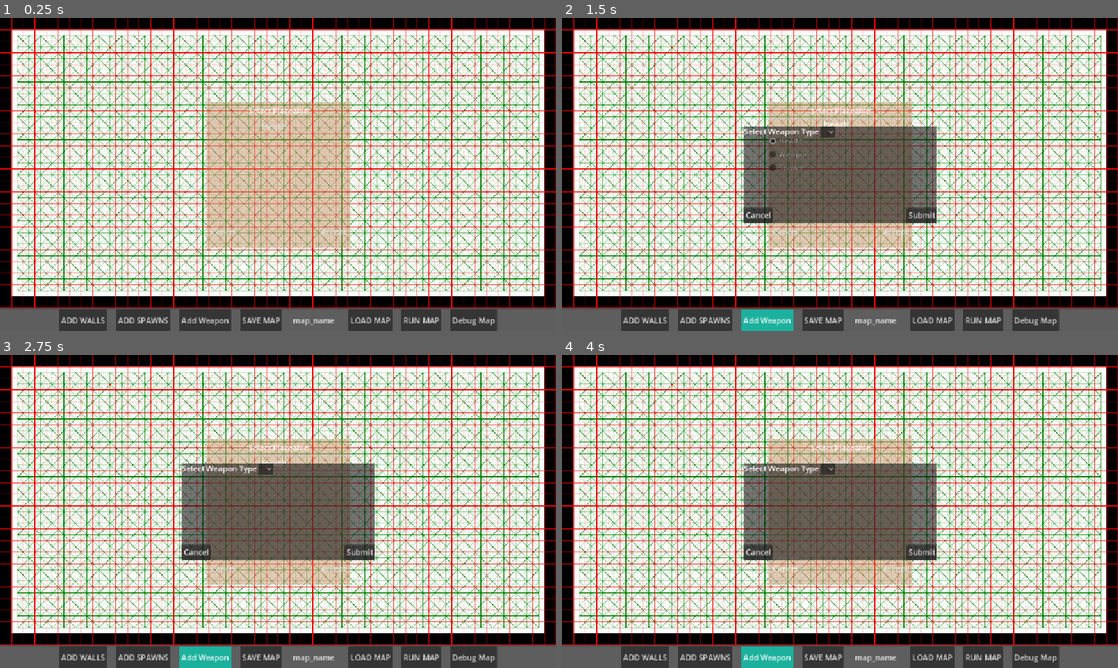
Above: before the commit, frames 1-4 (two rows, left to right).
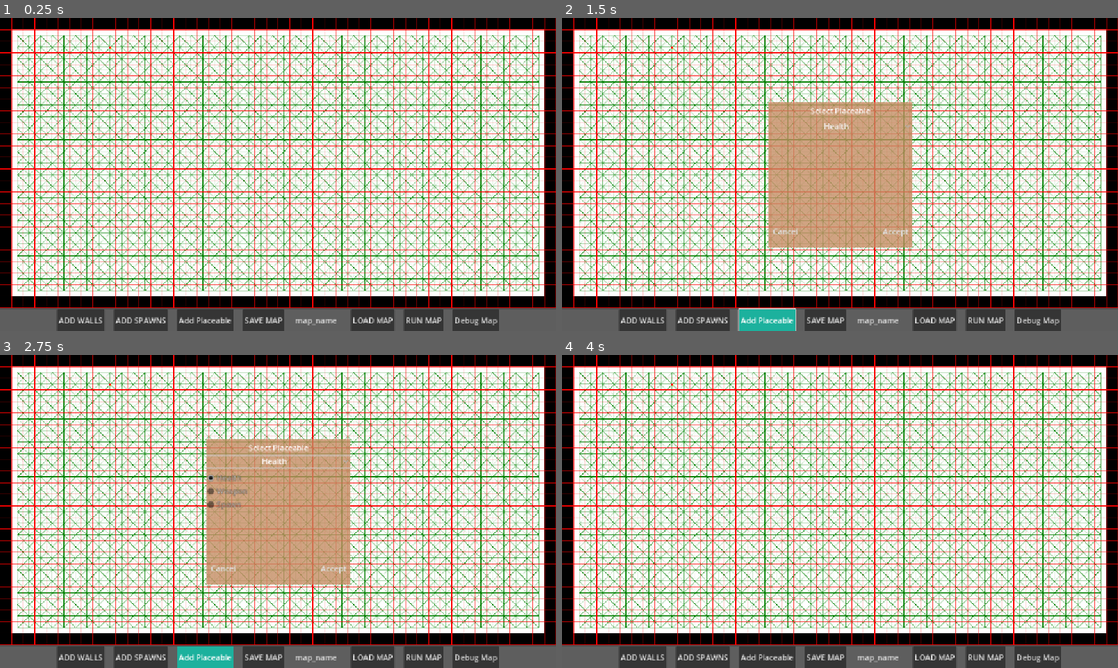
Above: after the commit, the same moments.

Repository: 702BH/GameAIProjects
Game: Godot game, scene res://ProgrammingGameAIByExample/Raven/raven_main_scene.tscn
The game is run twice, just before and just after one commit, with the same random seed, the same clock (stepped at 60 frames per second) and the same inputs. The project has no main scene, so this scene is started directly.
Inputs (mouse positions are in pixels of both pictures, inside the frame that each line leads up to):
- Up to frame 1 (0.25 s): no input
- Up to frame 2 (1.5 s): click "Add Weapon" (after the commit: "Add Placeable") at 0.5 s; click (840, 127) at 1.25 s, where only the run before the commit has a clickable "Health"
- Up to frame 3 (2.75 s): click (266, 467) at 2.02 s
- Up to frame 4 (4 s): click "Health" at 2.75 s; click "Cancel" at 3.5 s

The runs differ from the first frame. In frame 1, 13% of the frame differs, in the area x 10-90%, y 26-100%; in frame 2, 15%; in frame 3, 15%; in frame 4, 16%.

Commit message:
implemented basic functionality for placeable popup triggering and cancelling

Diff:
--- a/aiforgamesprojects/ProgrammingGameAIByExample/Raven/Raven_Service_Bus.gd
+++ b/aiforgamesprojects/ProgrammingGameAIByExample/Raven/Raven_Service_Bus.gd
@@ -3,7 +3,7 @@
 
 var selected_node: RavenNode = null
 
-signal mode_changed(mode: MapDrawing.tool_state)
+
 signal weapon_popup()
 signal submitted_weapon(weapon: RavenNodeItemWeapon.WeaponSubtype)
 
@@ -19,6 +19,13 @@
 signal game_start_requested()
 signal dummy_agent_requested()
 
+## Placeable popup requested from map -> UI
+signal placeable_popup_requested(node: RavenNode)
+
+## UI to map change mode
+signal mode_changed(mode: MapDrawing.tool_state)
+
+
 # agent selections
 signal agent_selected(agent: RavenAgent)
 signal agent_delesected()
--- a/aiforgamesprojects/ProgrammingGameAIByExample/Raven/map_drawing_input.gd
+++ b/aiforgamesprojects/ProgrammingGameAIByExample/Raven/map_drawing_input.gd
@@ -1,7 +1,7 @@
 class_name MapDrawingInput
 extends Node2D
 
-enum tool_state {NONE, WALL, SPAWNS, WEAPONS}
+enum tool_state {NONE, WALL, SPAWNS, WEAPONS, PLACEABLE}
 enum ui_state {MAP_EDITOR, MAP_RUNNING, MAP_SELECTIONS}
 
 @onready var drawer := $SubViewport/MapDrawing
@@ -34,6 +34,8 @@
 func _on_mode_changed(mode: tool_state) -> void:
 	print(mode)
 	current_state = mode
+	print("MAP STATE CHANGED: ")
+	print(current_state)
 
 func _on_submitted(weapon: RavenNodeItemWeapon.WeaponSubtype) -> void:
 	if RavenServiceBus.selected_node:
@@ -99,7 +101,16 @@
 				RavenServiceBus.weapon_popup.emit()
 			drawer.dirty_nodes.append(node)
 			drawer.queue_redraw()
-
+	elif current_state == tool_state.PLACEABLE:
+		# We are in the placeable state
+		if Input.is_action_pressed("place"):
+			var location = World.position_to_grid(get_global_mouse_position())
+			var node: RavenNode = World.grid_world[location.y][location.x]
+			# if node is valid
+			if node.node_type == RavenNode.NodeType.TRAVERSAL:
+				current_state = tool_state.NONE
+				selected_position = location
+				RavenServiceBus.placeable_popup_requested.emit(node)
 
 func update_tool_state(state: tool_state) -> void:
 	current_state = state
--- a/aiforgamesprojects/ProgrammingGameAIByExample/Raven/map_ui_editor.gd
+++ b/aiforgamesprojects/ProgrammingGameAIByExample/Raven/map_ui_editor.gd
@@ -18,23 +18,33 @@
 @onready var debug_buttons_container := $Container/ButtonPanel/DebugMapUI
 
 
+@onready var popup_placebale : PlaceablePopUp = $PlaceablePopup
+
+
+
 var loaded_map := ""
 var map_drawer
 
 var selected_agent : RavenAgent
 
+var processing_node: RavenNode
+
 
 func _ready() -> void:
 	$Container/ButtonPanel/Buttons.visible = true
 	$Container/ButtonPanel/RunMapUI.visible = false
+	popup_placebale.visible = false
 	agent_debugger.visible = false
 	debug_buttons_container.visible = false
 	RavenServiceBus.weapon_popup.connect(_on_weapon_popup.bind())
 	RavenServiceBus.agent_selected.connect(on_agent_selected.bind())
 	RavenServiceBus.agent_delesected.connect(on_agent_deselected.bind())
+	RavenServiceBus.placeable_popup_requested.connect(_on_placeable_popup_request.bind())
 
 
-
+func _on_placeable_popup_request(node: RavenNode) -> void:
+	popup_placebale.visible = true
+	popup_placebale.processing_node = node
 
 
 func _on_weapon_popup() -> void:
@@ -97,9 +107,9 @@
 
 func _on_weapon_toggled(toggled_on: bool) -> void:
 	if toggled_on:
-		RavenServiceBus.mode_changed.emit(MapDrawing.tool_state.WEAPONS)
+		RavenServiceBus.mode_changed.emit(MapDrawingInput.tool_state.PLACEABLE)
 	else:
-		RavenServiceBus.mode_changed.emit(MapDrawing.tool_state.NONE)
+		RavenServiceBus.mode_changed.emit(MapDrawingInput.tool_state.NONE)
 
 
 func _on_weapon_cancel_pressed() -> void:
@@ -138,3 +148,7 @@
 
 func _on_add_dummy_pressed() -> void:
 	RavenServiceBus.dummy_agent_requested.emit()
+
+
+func _on_cancel_popup_pressed() -> void:
+	weapon_toggle.button_pressed = false
--- a/aiforgamesprojects/ProgrammingGameAIByExample/Raven/map_ui_editor.tscn
+++ b/aiforgamesprojects/ProgrammingGameAIByExample/Raven/map_ui_editor.tscn
@@ -10,6 +10,7 @@
 [ext_resource type="Script" uid="uid://cww7upfvyeedd" path="res://ProgrammingGameAIByExample/Raven/steering_debug.gd" id="8_xka71"]
 [ext_resource type="Script" uid="uid://cshd82ydb2vec" path="res://ProgrammingGameAIByExample/Raven/targeting_debug.gd" id="9_rytgg"]
 [ext_resource type="Script" uid="uid://cpo3h6d7vb6h4" path="res://ProgrammingGameAIByExample/Raven/weapons_debug.gd" id="10_2eej5"]
+[ext_resource type="Script" uid="uid://ci8ky6tb4kk2l" path="res://ProgrammingGameAIByExample/Raven/placeable_popup.gd" id="11_f7lml"]
 
 [sub_resource type="StyleBoxFlat" id="StyleBoxFlat_itxlc"]
 bg_color = Color(0.6, 0.6, 0.6, 0.231373)
@@ -21,7 +22,7 @@
 bg_color = Color(0.6, 0.6, 0.6, 0.027451)
 
 [sub_resource type="StyleBoxFlat" id="StyleBoxFlat_72r2y"]
-bg_color = Color(0.764706, 0.545098, 0.380392, 0.466667)
+bg_color = Color(0.764706, 0.545098, 0.380392, 0.792157)
 
 [sub_resource type="StyleBoxFlat" id="StyleBoxFlat_xka71"]
 bg_color = Color(0.6, 0.6, 0.6, 0)
@@ -94,7 +95,7 @@
 theme_override_styles/pressed = ExtResource("3_birsf")
 toggle_mode = true
 button_group = ExtResource("4_62kta")
-text = "Add Weapon"
+text = "Add Placeable"
 
 [node name="Save" type="Button" parent="Container/ButtonPanel/Buttons"]
 layout_mode = 2
@@ -390,6 +391,7 @@
 grow_horizontal = 2
 grow_vertical = 2
 theme_override_styles/panel = SubResource("StyleBoxFlat_72r2y")
+script = ExtResource("11_f7lml")
 
 [node name="VBoxContainer" type="VBoxContainer" parent="PlaceablePopup"]
 clip_contents = true
@@ -414,8 +416,10 @@
 horizontal_alignment = 1
 vertical_alignment = 1
 
-[node name="OptionButton" type="OptionButton" parent="PlaceablePopup/VBoxContainer/VBoxContainer"]
-layout_mode = 2
+[node name="PopupSelection" type="OptionButton" parent="PlaceablePopup/VBoxContainer/VBoxContainer"]
+unique_name_in_owner = true
+layout_mode = 2
+mouse_default_cursor_shape = 2
 theme = SubResource("Theme_xka71")
 flat = true
 alignment = 1
@@ -443,15 +447,19 @@
 theme_override_constants/margin_right = 6
 theme_override_constants/margin_bottom = 3
 
-[node name="Button" type="Button" parent="PlaceablePopup/VBoxContainer/VBoxContainer2/MarginContainer"]
+[node name="CancelPopup" type="Button" parent="PlaceablePopup/VBoxContainer/VBoxContainer2/MarginContainer"]
+unique_name_in_owner = true
 layout_mode = 2
 size_flags_horizontal = 0
+mouse_default_cursor_shape = 2
 text = "Cancel"
 flat = true
 
-[node name="Button2" type="Button" parent="PlaceablePopup/VBoxContainer/VBoxContainer2/MarginContainer"]
+[node name="AcceptPopup" type="Button" parent="PlaceablePopup/VBoxContainer/VBoxContainer2/MarginContainer"]
+unique_name_in_owner = true
 layout_mode = 2
 size_flags_horizontal = 8
+mouse_default_cursor_shape = 2
 text = "Accept"
 flat = true
 
@@ -474,3 +482,5 @@
 [connection signal="file_selected" from="LoadMapDialog" to="." method="_on_load_map_dialog_file_selected"]
 [connection signal="pressed" from="WeaponTypeSelector/VBoxContainer/VBoxContainer2/HBoxContainer2/HBoxContainer/WeaponCancel" to="." method="_on_weapon_cancel_pressed"]
 [connection signal="pressed" from="WeaponTypeSelector/VBoxContainer/VBoxContainer2/HBoxContainer2/HBoxContainer2/WeaponSubmit" to="." method="_on_weapon_submit_pressed"]
+[connection signal="pressed" from="PlaceablePopup/VBoxContainer/VBoxContainer2/MarginContainer/CancelPopup" to="." method="_on_cancel_popup_pressed"]
+[connection signal="pressed" from="PlaceablePopup/VBoxContainer/VBoxContainer2/MarginContainer/CancelPopup" to="PlaceablePopup" method="_on_cancel_popup_pressed"]
--- /dev/null
+++ b/aiforgamesprojects/ProgrammingGameAIByExample/Raven/placeable_popup.gd
@@ -0,0 +1,16 @@
+class_name PlaceablePopUp
+extends Panel
+
+@onready var selection := %PopupSelection
+@onready var cancel := %CancelPopup
+@onready var accept := %AcceptPopup
+
+
+var processing_node : RavenNode
+
+
+func _on_cancel_popup_pressed() -> void:
+	# set map input state
+	RavenServiceBus.mode_changed.emit(MapDrawingInput.tool_state.NONE)
+	processing_node = null
+	visible = false
Not shown: 1 places in aiforgamesprojects/ProgrammingGameAIByExample/Raven/map_ui_editor.tscn that only renumber resources
Not shown, added: aiforgamesprojects/ProgrammingGameAIByExample/Raven/placeable_popup.gd.uid
